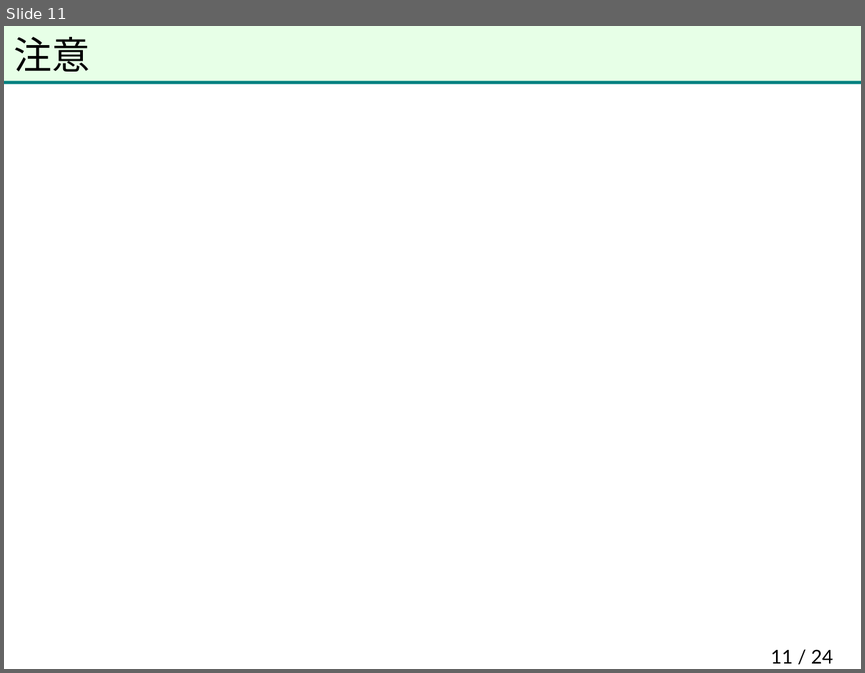
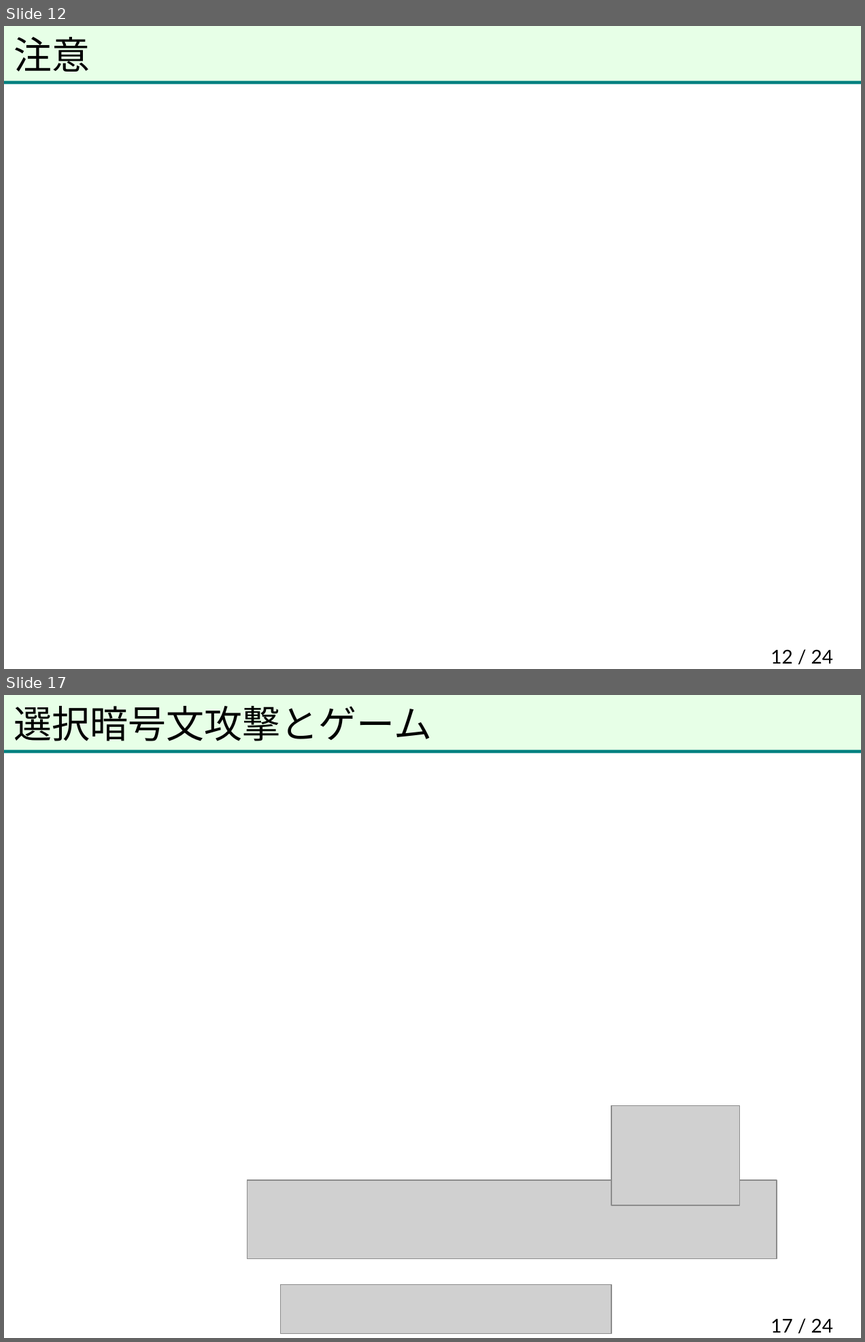
Before and after one commit to herumi/anninbon, a slide deck: lec/anninbon5.pptx. Shown one above the other, each under a label of ours: slide 11 before the commit, slides 12 and 17 after it; the slides between them are not shown. The pictures are 865x673 and 865x1342 pixels, drawn with LibreOffice and Linux fonts; fonts in the diff are those of the drawing; grey boxes stand for pictures; background and template pictures are left out. Boxes give left, top, right and bottom in pixels: in the first picture for what was removed or moved away, otherwise in the second. Text is boxed around its words. In the diff, an @@ line names an element or a change of style, - is before the commit and + after.

```diff
--- a/lec/anninbon5.pptx
+++ b/lec/anninbon5.pptx
@@ slide 17 added at (4,695,861,1338), background picture (left out); not listed: 2 template elements that a slide beside it also shows @@
@@ title added at (14,706,432,741), 32 pt, text #000000 @@
+選択暗号文攻撃とゲーム
@@ picture added at (611,1106,740,1205) @@
@@ picture added at (247,1180,776,1259) @@
@@ picture added at (281,1285,611,1334) @@
@@ page number added at (770,1318,833,1332), 16 pt, text #000000 @@
+17 / 24
@@ what was slide 11 is now slide 12 @@
@@ page number at (770,649,833,663): text changed @@
-11 / 24
+12 / 24
```
Also in this commit, not shown: 17 other slides added.
